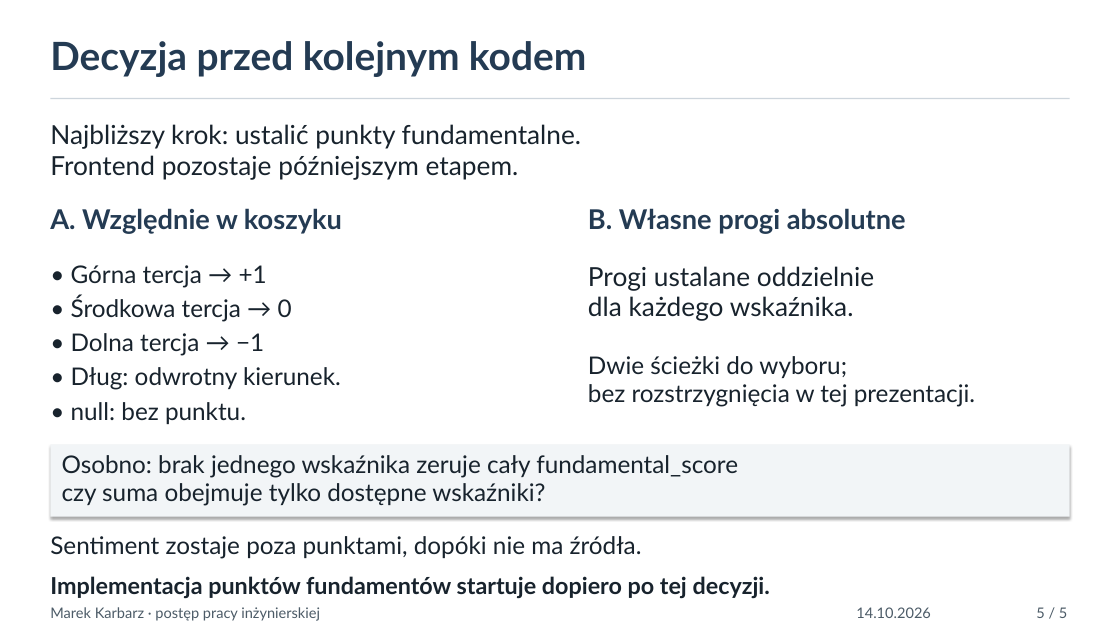
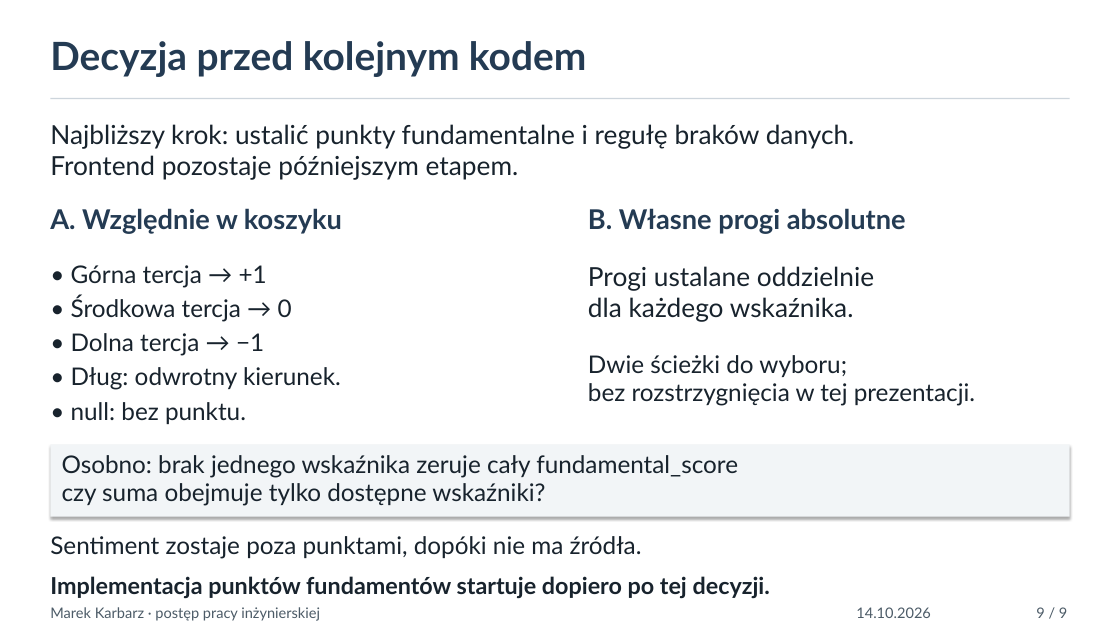
Before and after one commit to Xlerq/rankr, a slide deck: slide 9 of thesis/prezentacja_postep.pptx (slide 5 before the commit). Drawn at 1120x630 pixels with LibreOffice and Linux fonts; fonts in the diff are those of the drawing. Boxes give left, top, right and bottom in pixels: in the first picture for what was removed or moved away, otherwise in the second. Text is boxed around its words. In the diff, an @@ line names an element or a change of style, - is before the commit and + after.

```diff
--- a/thesis/prezentacja_postep.pptx
+++ b/thesis/prezentacja_postep.pptx
@@ text at box(50, 124, 855, 180): text changed @@
-Najbliższy krok: ustalić punkty fundamentalne.
-Frontend pozostaje późniejszym etapem.
+Najbliższy krok: ustalić punkty fundamentalne i regułę braków danych.
+Frontend pozostaje późniejszym etapem.
@@ text at box(1036, 607, 1067, 618): text changed @@
-5 / 5
+9 / 9
```
Also in this commit, not shown: 3 other slides changed, 5 slides added, 1 slide removed, 3 other files.
